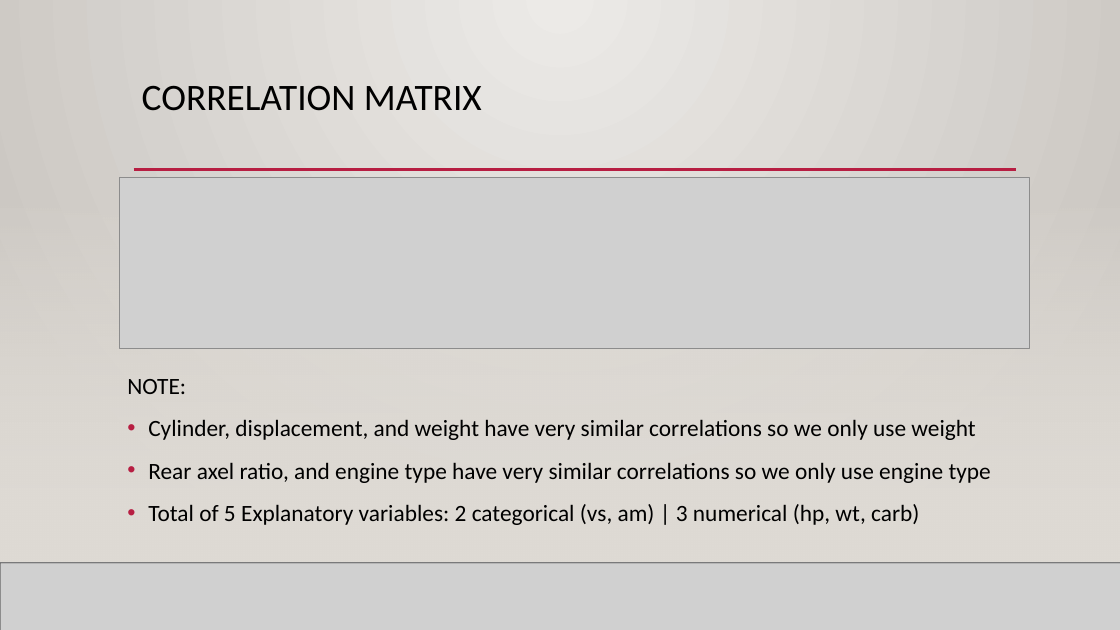
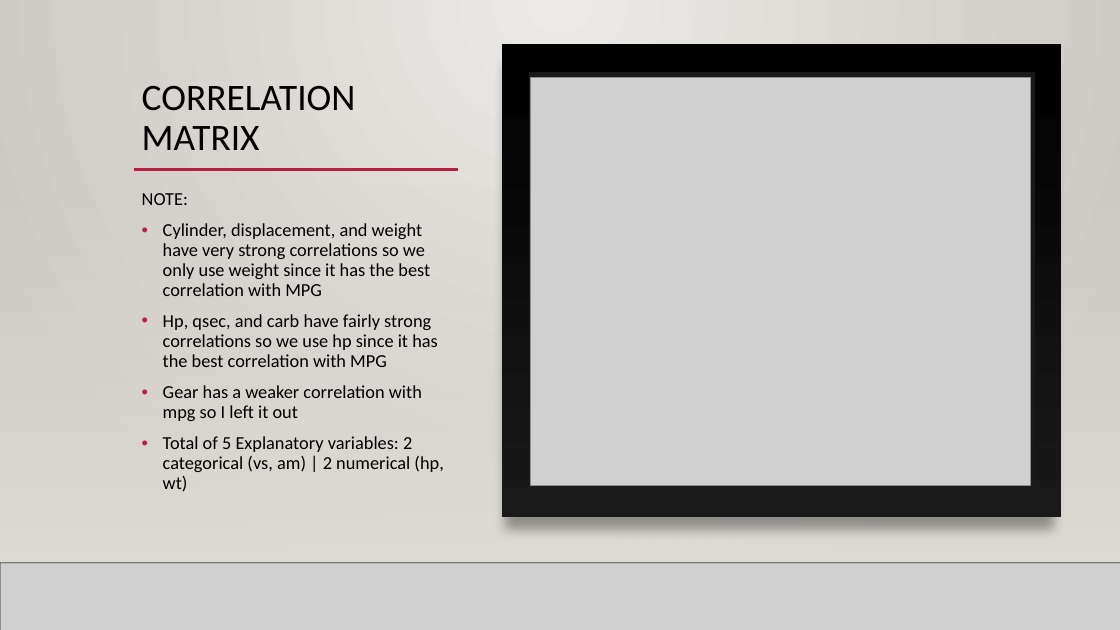
Before and after one commit to derpnallday/M260_project, a slide deck: slide 4 of presentation.pptx. Drawn at 1120x630 pixels with LibreOffice and Linux fonts; fonts in the diff are those of the drawing; grey boxes stand for pictures; background and template pictures are left out. Boxes give left, top, right and bottom in pixels: in the first picture for what was removed or moved away, otherwise in the second. Text is boxed around its words. In the diff, an @@ line names an element or a change of style, - is before the commit and + after.

```diff
--- a/presentation.pptx
+++ b/presentation.pptx
@@ rectangle added at bbox=[0, 0, 1120, 630], fill gradient #ECEAE7 to #CAC7C1 @@
@@ rectangle added at bbox=[502, 45, 1061, 518], fill gradient #000001 to #191919 @@
@@ title "CORRELATION MATRIX" rewrapped from bbox=[142, 85, 482, 111] to bbox=[142, 85, 356, 150] @@
@@ rectangle added at bbox=[531, 75, 1033, 485], fill gradient #DADADA to #FFFFFE, outline #191919 4 pt @@
@@ picture added at bbox=[531, 78, 1031, 486] @@
@@ picture removed at bbox=[119, 177, 1029, 349] @@
@@ text "NOTE:": place and size @@
-text "NOTE:" at bbox=[127, 379, 991, 525]
+text "NOTE:" at bbox=[142, 193, 443, 492]
@@ text at bbox=[142, 193, 188, 205]: size 20 to 15.7 pt in "NOTE:"; line spacing 1.1 to 0.9 @@
@@ text at bbox=[163, 223, 443, 492]: text changed; size 20 to 15.7 pt @@
-• Cylinder, displacement, and weight have very similar correlations so we only use weight
-• Rear axel ratio, and engine type have very similar correlations so we only use engine type
-• Total of 5 Explanatory variables: 2 categorical (vs, am) | 3 numerical (hp, wt, carb)
+• Cylinder, displacement, and weight have very strong correlations so we only use weight since it has the best correlation with MPG
+• Hp, qsec, and carb have fairly strong correlations so we use hp since it has the best correlation with MPG
+• Gear has a weaker correlation with mpg so I left it out
+• Total of 5 Explanatory variables: 2 categorical (vs, am) | 2 numerical (hp, wt)
```
Also in this commit, not shown: 1 other slide changed, 5 slides added, 1 other file.
